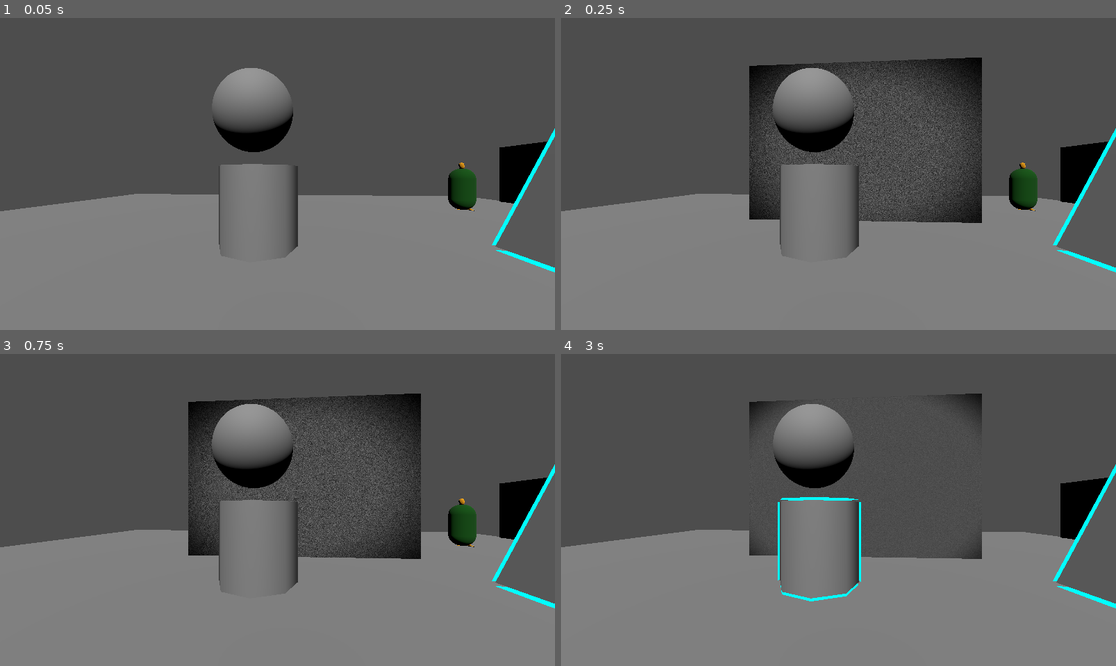
Above: before the commit, frames 1-4 (two rows, left to right).
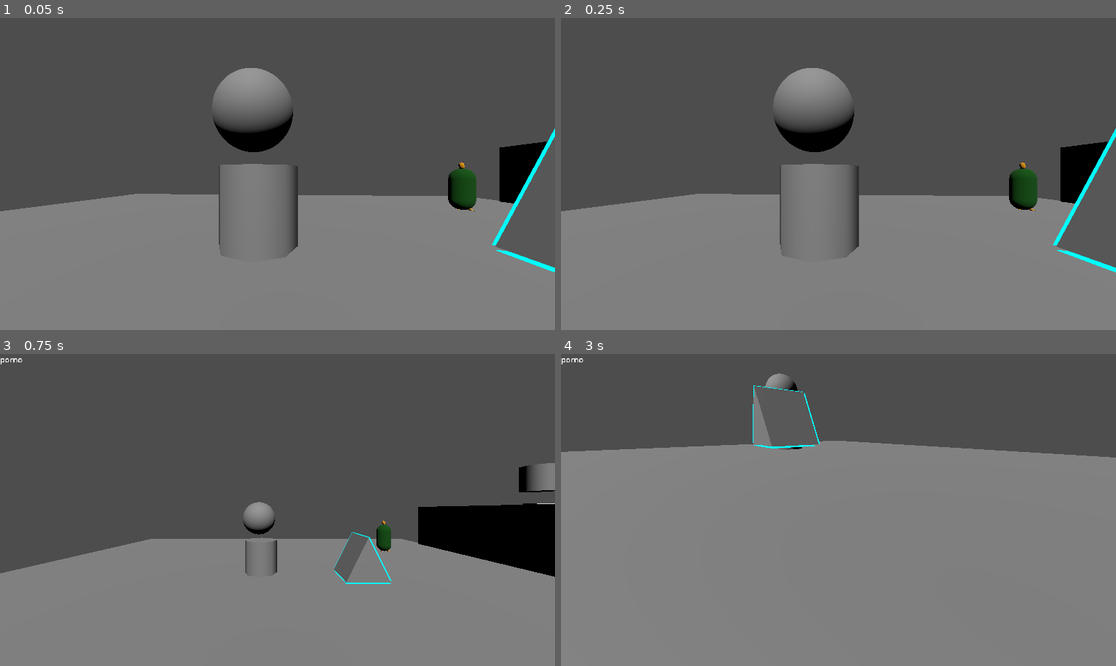
Above: after the commit, the same moments.

Repository: ZuzAser80/pstu_game
Game: Godot game, scene res://scenes/main.tscn
Same seed, same stepped clock (60 frames per second), same inputs: the game is played once before the commit and once after it.
Inputs (mouse positions are in pixels of both pictures, inside the frame that each line leads up to):
- Up to frame 1 (0.05 s): no input
- Up to frame 2 (0.25 s): no input
- Up to frame 3 (0.75 s): tap Enter at 0.5 s; move the mouse to (399, 494) at 0.52 s; hold D (move_right) from 0.53 s (still down); tap F at 0.6 s; click (399, 494) at 0.67 s
- Up to frame 4 (3 s): tap E at 0.8, 1.35, 2.3, 2.85 s; move the mouse to (810, 510) at 1.27 s; release D (move_right) at 1.28 s; hold W (move_forward) 1.28-2.03 s; click (810, 510) at 1.42 s; tap F at 1.55, 2.1 s; move the mouse to (894, 441) at 2.02 s; hold D (move_right) 2.03-2.78 s; click (894, 441) at 2.17 s; move the mouse to (832, 516) at 2.77 s; hold W (move_forward) from 2.78 s (still down); click (832, 516) at 2.92 s

Frame 1 is identical in both runs. In frame 2, 7.6% of the frame differs, in the area x 33-76%, y 12-66%; in frame 3, 19%; in frame 4, 34%, in the area x 0-100%, y 1-82%.

Commit message:
added camera repair

Diff:
--- a/scenes/camera.tscn
+++ /dev/null
@@ -1,38 +0,0 @@
-[gd_scene format=3 uid="uid://canim6cp3iolt"]
-
-[ext_resource type="Script" uid="uid://bh7q6bb12tdsl" path="res://scripts/misc/breakable.gd" id="1_kod1s"]
-[ext_resource type="Shader" uid="uid://cdg8p6x7brude" path="res://shaders/vhs_shader.gdshader" id="2_tmlye"]
-
-[sub_resource type="ShaderMaterial" id="ShaderMaterial_jscy8"]
-shader = ExtResource("2_tmlye")
-shader_parameter/smearing = 0.670000031825
-shader_parameter/color_offset = 1.6299399954733394e-09
-shader_parameter/sharpening = 0.422000020045
-shader_parameter/static_noise = 0.3490000165775
-shader_parameter/crack_center = Vector2(0.15, 0.85)
-shader_parameter/crack_intensity = 0.0
-shader_parameter/crack_size = 0.0
-shader_parameter/vertical_jitter = 0.0030000001425
-shader_parameter/scanline_opacity = 0.182000008645
-shader_parameter/vignette_intensity = 0.50000002375
-
-[node name="Camera" type="SubViewport" unique_id=628920844]
-size = Vector2i(640, 480)
-script = ExtResource("1_kod1s")
-metadata/visual = true
-metadata/audio = false
-
-[node name="Camera3D" type="Camera3D" parent="." unique_id=373759609]
-transform = Transform3D(0.8321284, 0.29927406, -0.46690184, 0, 0.8418972, 0.53963804, 0.55458295, -0.44904813, 0.7005666, 10.983198, 2.8098836, 7.719036)
-current = true
-fov = 90.0
-
-[node name="CanvasLayer" type="CanvasLayer" parent="." unique_id=658153105]
-
-[node name="ColorRect" type="ColorRect" parent="CanvasLayer" unique_id=2008921619]
-material = SubResource("ShaderMaterial_jscy8")
-anchors_preset = 15
-anchor_right = 1.0
-anchor_bottom = 1.0
-grow_horizontal = 2
-grow_vertical = 2
--- a/scenes/main.tscn
+++ b/scenes/main.tscn
@@ -7,12 +7,12 @@
 [ext_resource type="Script" uid="uid://bh7q6bb12tdsl" path="res://scripts/misc/breakable.gd" id="3_a8y0u"]
 [ext_resource type="Script" uid="uid://deiw3155qusc4" path="res://scripts/office/camera_system.gd" id="3_sugp2"]
 [ext_resource type="PackedScene" uid="uid://bwbli04okelba" path="res://models/environment/first_floor.glb" id="4_gqmmt"]
+[ext_resource type="Texture2D" uid="uid://bd1h1jgdfo860" path="res://materials/budka.png" id="4_og1vs"]
 [ext_resource type="Script" uid="uid://0f752tg6ys4m" path="res://scripts/entity/ai_state_machine.gd" id="5_tefeu"]
 [ext_resource type="Script" uid="uid://cq8lujpb4pnwc" path="res://scripts/entity/states/idle_state.gd" id="6_tefeu"]
 [ext_resource type="Script" uid="uid://c58oxvpe0vxcf" path="res://scripts/entity/states/advance_state.gd" id="7_o6xl0"]
 [ext_resource type="Shader" uid="uid://cdg8p6x7brude" path="res://shaders/vhs_shader.gdshader" id="7_yc10j"]
 [ext_resource type="Script" uid="uid://cgit0e4f72ekj" path="res://scripts/misc/interactable.gd" id="8_0ld40"]
-[ext_resource type="PackedScene" uid="uid://canim6cp3iolt" path="res://scenes/camera.tscn" id="8_og1vs"]
 [ext_resource type="Script" uid="uid://c5fektthy474" path="res://scripts/entity/ai_base.gd" id="8_tipki"]
 [ext_resource type="PackedScene" uid="uid://bi32okftrh2ht" path="res://scenes/base_room.tscn" id="9_0ld40"]
 [ext_resource type="Material" uid="uid://dct1v2aiicele" path="res://materials/new_standard_material_3d.tres" id="12_eb6dy"]
@@ -55,7 +55,30 @@
 [sub_resource type="ViewportTexture" id="ViewportTexture_0wfyh"]
 viewport_path = NodePath("Camera")
 
-[sub_resource type="ShaderMaterial" id="ShaderMaterial_yc10j"]
+[sub_resource type="ViewportTexture" id="ViewportTexture_sugp2"]
+viewport_path = NodePath("Camera")
+
+[sub_resource type="BoxShape3D" id="BoxShape3D_sugp2"]
+
+[sub_resource type="SphereMesh" id="SphereMesh_tbgi4"]
+
+[sub_resource type="TubeTrailMesh" id="TubeTrailMesh_0ld40"]
+
+[sub_resource type="AnimationLibrary" id="AnimationLibrary_2wyq8"]
+_data = {
+&"idle": ExtResource("13_y6deb"),
+&"walk": ExtResource("14_og1vs")
+}
+
+[sub_resource type="CapsuleShape3D" id="CapsuleShape3D_ya4ey"]
+
+[sub_resource type="CapsuleMesh" id="CapsuleMesh_ya4ey"]
+
+[sub_resource type="CapsuleShape3D" id="CapsuleShape3D_muem4"]
+
+[sub_resource type="CapsuleMesh" id="CapsuleMesh_dp3eg"]
+
+[sub_resource type="ShaderMaterial" id="ShaderMaterial_2wyq8"]
 shader = ExtResource("7_yc10j")
 shader_parameter/smearing = 0.5
 shader_parameter/color_offset = 0.005
@@ -68,34 +91,12 @@
 shader_parameter/scanline_opacity = 0.1
 shader_parameter/vignette_intensity = 0.3
 
-[sub_resource type="ViewportTexture" id="ViewportTexture_sugp2"]
-viewport_path = NodePath("Camera")
-
-[sub_resource type="BoxShape3D" id="BoxShape3D_sugp2"]
-
-[sub_resource type="SphereMesh" id="SphereMesh_tbgi4"]
-
-[sub_resource type="TubeTrailMesh" id="TubeTrailMesh_0ld40"]
-
-[sub_resource type="AnimationLibrary" id="AnimationLibrary_2wyq8"]
-_data = {
-&"idle": ExtResource("13_y6deb"),
-&"walk": ExtResource("14_og1vs")
-}
-
-[sub_resource type="CapsuleShape3D" id="CapsuleShape3D_ya4ey"]
-
-[sub_resource type="CapsuleMesh" id="CapsuleMesh_ya4ey"]
-
-[sub_resource type="CapsuleShape3D" id="CapsuleShape3D_muem4"]
-
-[sub_resource type="CapsuleMesh" id="CapsuleMesh_dp3eg"]
-
 [node name="Node3D" type="Node3D" unique_id=553121940]
 script = ExtResource("1_tefeu")
 highlightables = Dictionary[NodePath, NodePath]({
 NodePath("Area3D"): NodePath("Area3D/CSGMesh3D2"),
-NodePath("Area3D3"): NodePath("Area3D3/MeshInstance3D2")
+NodePath("Area3D3"): NodePath("Area3D3/MeshInstance3D2"),
+NodePath("Camera/CameraViewport/Camera3D/Area3D3"): NodePath("Camera/CameraViewport/Camera3D/Area3D3/MeshInstance3D2")
 })
 
 [node name="GameModeManager" type="Node" parent="." unique_id=1711575424 node_paths=PackedStringArray("freeroam_controller", "office_controller")]
@@ -107,8 +108,9 @@
 [node name="DirectionalLight3D" type="DirectionalLight3D" parent="." unique_id=2140260495 node_paths=PackedStringArray("cameras", "radios", "display", "close_up")]
 transform = Transform3D(1, 0, 0, 0, 0.6789161, 0.73421586, 0, -0.73421586, 0.6789161, 0, 1.3558397, 0)
 script = ExtResource("3_sugp2")
-cameras = [NodePath("../Camera"), NodePath("../SubViewport2")]
+cameras = [NodePath("../Camera/CameraViewport")]
 radios = [NodePath("../Room/Distraction")]
+no_visual = ExtResource("4_og1vs")
 display = NodePath("../Sprite3D")
 close_up = NodePath("../Sprite2D")
 
@@ -137,29 +139,6 @@
 [node name="Sprite2D" type="Sprite2D" parent="." unique_id=135481674]
 position = Vector2(569, -483)
 texture = SubResource("ViewportTexture_0wfyh")
-
-[node name="SubViewport2" type="SubViewport" parent="." unique_id=522621952]
-size = Vector2i(640, 480)
-script = ExtResource("3_a8y0u")
-metadata/visual = true
-metadata/audio = false
-
-[node name="Camera3D" type="Camera3D" parent="SubViewport2" unique_id=805793273]
-transform = Transform3D(0.6531035, -0.5663806, 0.50266176, 0, 0.6637826, 0.7479256, -0.75726867, -0.4884728, 0.4335187, 27.355692, 5.2590313, 8.429757)
-current = true
-fov = 108.7
-
-[node name="CanvasLayer" type="CanvasLayer" parent="SubViewport2" unique_id=1065578024]
-
-[node name="ColorRect" type="ColorRect" parent="SubViewport2/CanvasLayer" unique_id=743299533]
-material = SubResource("ShaderMaterial_yc10j")
-anchors_preset = 15
-anchor_right = 1.0
-anchor_bottom = 1.0
-grow_horizontal = 2
-grow_vertical = 2
-
-[node name="Camera" parent="." unique_id=628920844 instance=ExtResource("8_og1vs")]
 
 [node name="PlayerCam" type="Camera3D" parent="." unique_id=1499502354]
 transform = Transform3D(0.9977573, 0, 0.06693565, 0, 1, 0, -0.06693565, 0, 0.9977573, 0, 1.3246332, 1.2483203)
@@ -290,6 +269,14 @@
 script = ExtResource("17_muem4")
 metadata/_custom_type_script = "uid://cj6t3i7baijdq"
 
+[node name="CanvasLayer" type="CanvasLayer" parent="FreeroamController/FreeroamCam" unique_id=1985661648]
+
+[node name="Label" type="Label" parent="FreeroamController/FreeroamCam/CanvasLayer" unique_id=263564093]
+offset_right = 40.0
+offset_bottom = 23.0
+text = "porno
+"
+
 [node name="CollisionShape3D" type="CollisionShape3D" parent="FreeroamController" unique_id=89012932]
 transform = Transform3D(0.5, 0, 0, 0, 0.5, 0, 0, 0, 0.5, 0, 0, 0)
 shape = SubResource("CapsuleShape3D_muem4")
@@ -330,8 +317,48 @@
 [node name="Node3D" type="Node3D" parent="Room2" unique_id=1185466326]
 transform = Transform3D(1, 0, 0, 0, 1, 0, 0, 0, 1, 3.8265944, 0, -3.4435697)
 
-[connection signal="on_broken" from="SubViewport2" to="DirectionalLight3D" method="_refresh"]
-[connection signal="on_broken" from="Camera" to="DirectionalLight3D" method="_refresh"]
+[node name="Camera" type="Node3D" parent="." unique_id=123909701]
+
+[node name="CameraViewport" type="SubViewport" parent="Camera" unique_id=1833218258]
+size = Vector2i(640, 480)
+script = ExtResource("3_a8y0u")
+metadata/visual = false
+metadata/audio = false
+
+[node name="Camera3D" type="Camera3D" parent="Camera/CameraViewport" unique_id=948733155]
+transform = Transform3D(0.76421267, 0.31517273, -0.5627123, 0, 0.87247044, 0.48866692, 0.64496434, -0.37344545, 0.66675293, 10.303893, 3.5861125, -2.898655)
+current = true
+fov = 108.7
+
+[node name="Area3D3" type="Area3D" parent="Camera/CameraViewport/Camera3D" unique_id=1083477195]
+transform = Transform3D(0.7642126, 1.4901161e-08, 0.64496434, 0.31517273, 0.8724704, -0.37344545, -0.5627123, 0.48866692, 0.66675293, 0, 0, 0)
+collision_layer = 3
+collision_mask = 524291
+script = ExtResource("8_0ld40")
+metadata/number = 0
+metadata/radio_number = 0
+
+[node name="CollisionShape3D" type="CollisionShape3D" parent="Camera/CameraViewport/Camera3D/Area3D3" unique_id=1186309499]
+shape = SubResource("BoxShape3D_sugp2")
+debug_color = Color(0.9529412, 0.21960784, 0, 1)
+
+[node name="MeshInstance3D" type="MeshInstance3D" parent="Camera/CameraViewport/Camera3D/Area3D3" unique_id=1674658952]
+mesh = SubResource("TubeTrailMesh_0ld40")
+
+[node name="MeshInstance3D2" type="MeshInstance3D" parent="Camera/CameraViewport/Camera3D/Area3D3" unique_id=219111130]
+mesh = SubResource("TubeTrailMesh_0ld40")
+surface_material_override/0 = ExtResource("1_jyhfs")
+
+[node name="CanvasLayer" type="CanvasLayer" parent="Camera/CameraViewport" unique_id=1108386381]
+
+[node name="ColorRect" type="ColorRect" parent="Camera/CameraViewport/CanvasLayer" unique_id=765645340]
+material = SubResource("ShaderMaterial_2wyq8")
+anchors_preset = 15
+anchor_right = 1.0
+anchor_bottom = 1.0
+grow_horizontal = 2
+grow_vertical = 2
+
 [connection signal="clicked_closeup" from="PlayerCam" to="DirectionalLight3D" method="_on_player_cam_clicked_closeup"]
 [connection signal="on_hover_end" from="PlayerCam/Interactor" to="." method="_turn_off"]
 [connection signal="on_hover_start" from="PlayerCam/Interactor" to="." method="_turn_on"]
@@ -340,3 +367,4 @@
 [connection signal="on_interact" from="Area3D3" to="DirectionalLight3D" method="trigger_radio"]
 [connection signal="on_hover_end" from="FreeroamController/FreeroamCam/Interactor" to="." method="_turn_off"]
 [connection signal="on_hover_start" from="FreeroamController/FreeroamCam/Interactor" to="." method="_turn_on"]
+[connection signal="on_interact" from="Camera/CameraViewport/Camera3D/Area3D3" to="DirectionalLight3D" method="repair_cam"]
--- a/scripts/freeroam/freeroam_cam.gd
+++ b/scripts/freeroam/freeroam_cam.gd
@@ -6,10 +6,13 @@
 @export var collision_mask := 2
 
 @onready var body := get_parent();
+@onready var canvas_layer := $CanvasLayer
 
 func _ready() -> void:
-	pass
-	#Input.set_mouse_mode(Input.MOUSE_MODE_CAPTURED)
+	process_mode = PROCESS_MODE_ALWAYS
+
+func _process(delta: float) -> void:
+	canvas_layer.visible = current
 
 func _unhandled_input(event: InputEvent) -> void:
 	_handle_mouse_motion(event);
--- a/scripts/freeroam/freeroam_controller.gd
+++ b/scripts/freeroam/freeroam_controller.gd
@@ -6,6 +6,10 @@
 var gravity : float = ProjectSettings.get_setting("physics/3d/default_gravity")
 
 @onready var camera : Camera3D = $FreeroamCam;
+
+static var shotgun_sheels : int = 0
+static var cam_repair_kit : int = 1
+static var radio : int = 0
 
 func _physics_process(delta: float) -> void:
 	if not is_on_floor():
--- a/scripts/misc/game_mode.gd
+++ b/scripts/misc/game_mode.gd
@@ -28,5 +28,5 @@
 		enable_freeroam()
 
 func _unhandled_input(event: InputEvent) -> void:
-	if event is InputEventKey and event.pressed and event.keycode == KEY_E:
+	if event is InputEventKey and event.pressed and event.keycode == KEY_F:
 		swap()
--- a/scripts/misc/interactor.gd
+++ b/scripts/misc/interactor.gd
@@ -36,4 +36,5 @@
 		var arr : Dictionary[String, Variant]
 		for i in current_collider.get_meta_list():
 			arr[i] = current_collider.get_meta(i)
+		print("aaa::", len(arr))
 		current_collider.interact(arr);
--- a/scripts/office/camera_system.gd
+++ b/scripts/office/camera_system.gd
@@ -41,3 +41,11 @@
 func trigger_cam(number: Dictionary[String, Variant]) -> void:
 	close_up_open = true;
 	move_to_cam(number["number"] as int);
+
+func repair_cam(args: Dictionary[String, Variant]) -> void:
+	print("nigga")
+	if args.has("number") and FreeroamController.cam_repair_kit > 0:
+		print("nigga22")
+		FreeroamController.cam_repair_kit -= 1
+		cameras[args["number"]].set_meta("visual", true)
+		_refresh()
